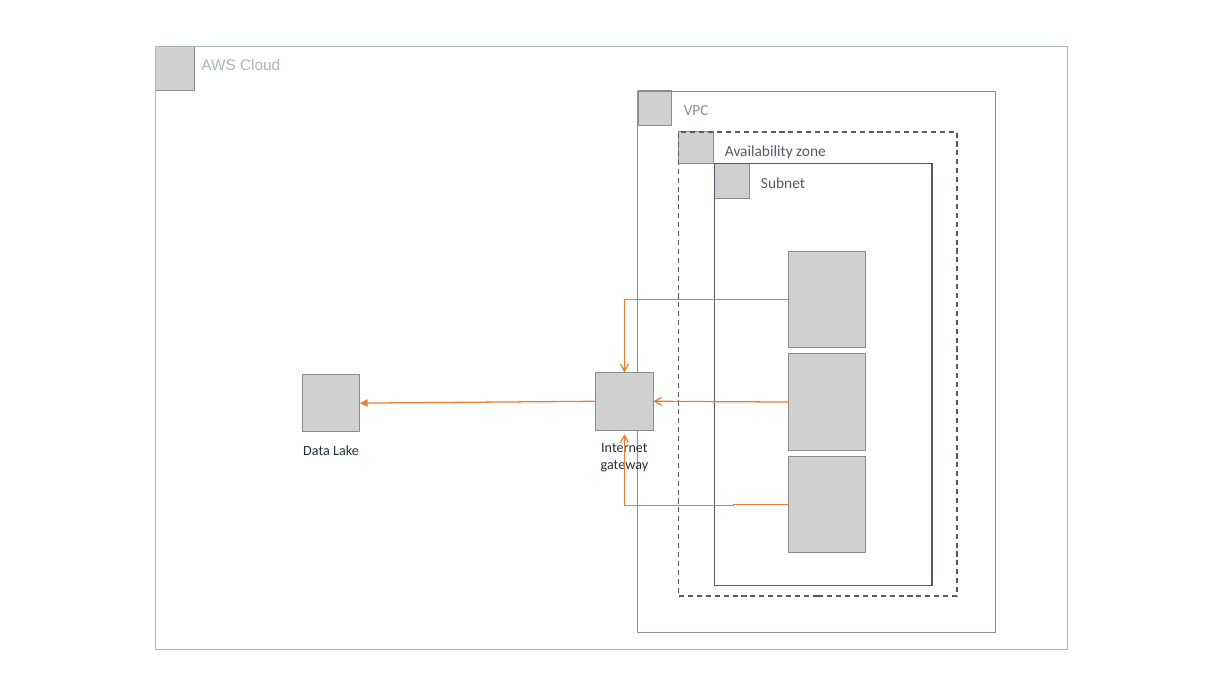
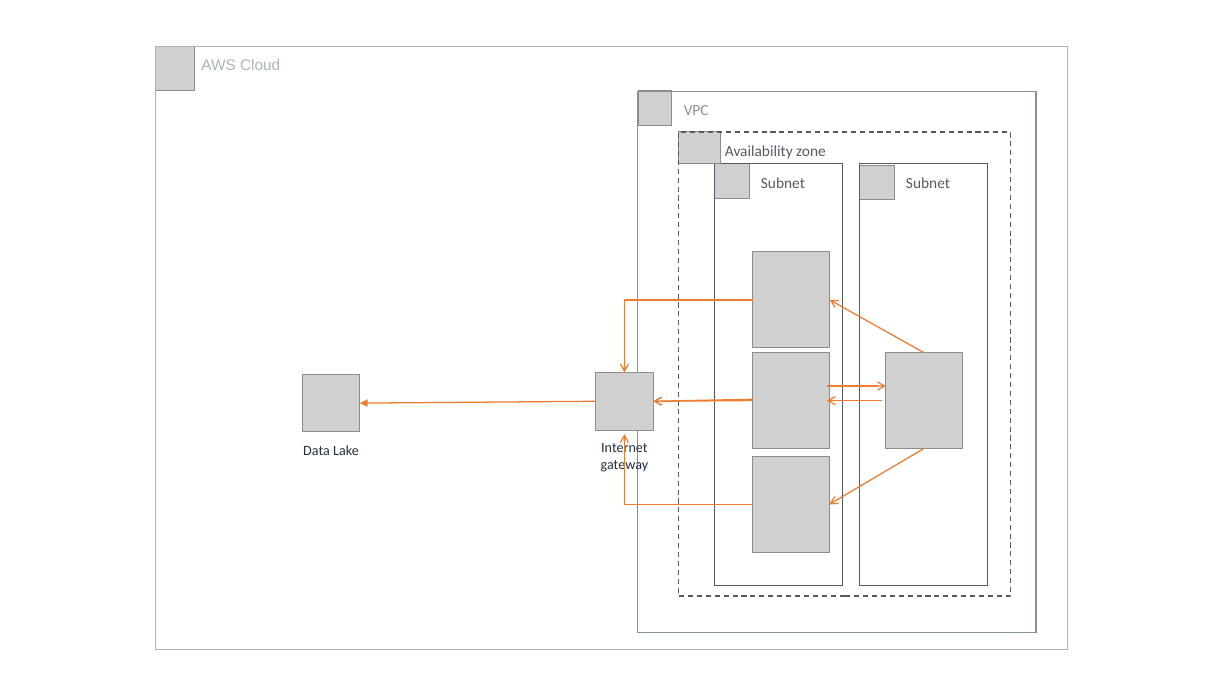
Before and after one commit to aws-samples/aws-dbs-refarch-datalake, a slide deck: slide 8 of src/datalake_reference_architecture.pptx (slide 6 before the commit). Drawn at 1232x693 pixels with LibreOffice and Linux fonts; fonts in the diff are those of the drawing; grey boxes stand for pictures. Boxes give left, top, right and bottom in pixels: in the first picture for what was removed or moved away, otherwise in the second. Text is boxed around its words. In the diff, an @@ line names an element or a change of style, - is before the commit and + after.

```diff
--- a/src/datalake_reference_architecture.pptx
+++ b/src/datalake_reference_architecture.pptx
@@ rectangle "VPC" resized from (x1=638, y1=91, x2=995, y2=633) to (x1=638, y1=91, x2=1036, y2=633) @@
@@ picture resized from (x1=679, y1=132, x2=714, y2=165) to (x1=679, y1=132, x2=721, y2=165) @@
@@ rectangle "Availability zone" resized from (x1=679, y1=132, x2=958, y2=596) to (x1=679, y1=132, x2=1011, y2=596) @@
@@ rectangle "Subnet" resized from (x1=715, y1=164, x2=933, y2=585) to (x1=715, y1=164, x2=843, y2=585) @@
@@ picture added at (x1=860, y1=165, x2=896, y2=201) @@
@@ rectangle added at (x1=860, y1=164, x2=988, y2=585), outline #545B64 1 pt, 12 pt, text #545B64 @@
+Subnet
@@ elbow arrow moved from (788, 299) - (625, 372) to (753, 300) - (625, 372) @@
@@ arrow added from (924, 352) to (830, 300), #ED7D31 1 pt @@
@@ 3 pictures moved together from (x1=788, y1=251, x2=865, y2=553) to (x1=752, y1=251, x2=830, y2=553) @@
@@ picture added at (x1=885, y1=352, x2=962, y2=448) @@
@@ arrow added from (827, 386) to (886, 386), #ED7D31 1 pt @@
@@ arrow moved from (788, 402) - (653, 401) to (752, 401) - (653, 401) @@
@@ arrow added from (752, 399) to (653, 401), #ED7D31 1 pt @@
@@ arrow added from (883, 401) to (827, 401), #ED7D31 1 pt @@
@@ elbow arrow moved from (788, 505) - (625, 434) to (752, 505) - (625, 434) @@
@@ arrow added from (924, 449) to (830, 505), #ED7D31 1 pt @@
```
Also in this commit, not shown: 2 slides added, 9 other files.
